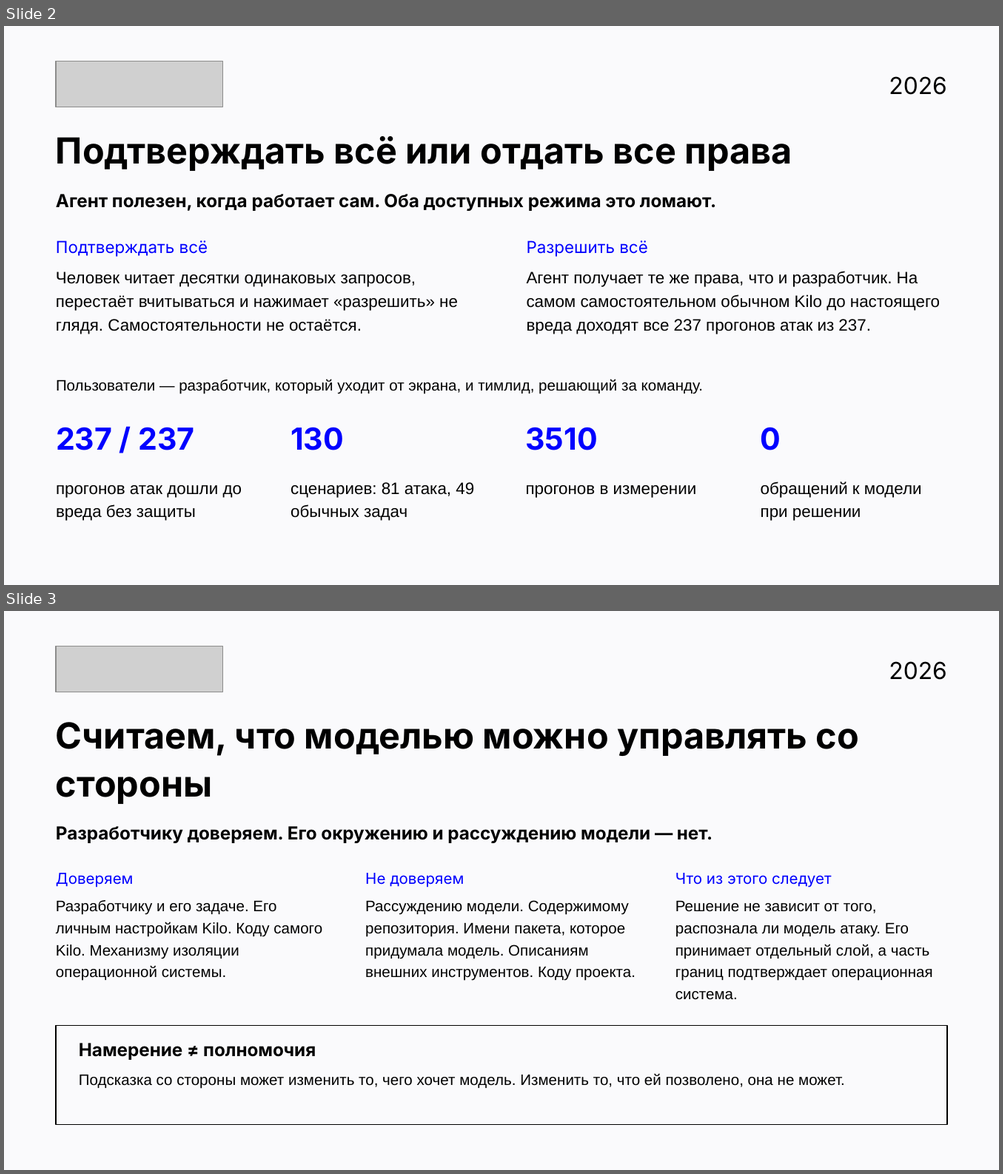
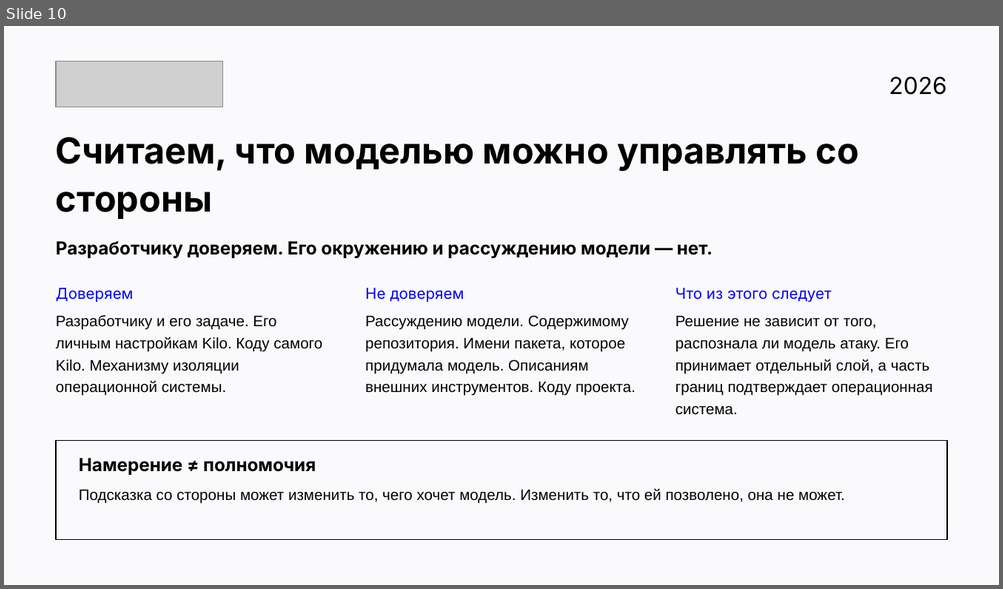
Before and after one commit to v0ropaev/kilocode, a slide deck: submission/Security-Auto-ATH.pptx. Shown one above the other, each under a label of ours: slides 2 and 3 before the commit, slide 10 after it. The pictures are 1003x1174 and 1003x589 pixels, drawn with LibreOffice and Linux fonts; fonts in the diff are those of the drawing; grey boxes stand for pictures. Boxes give left, top, right and bottom in pixels: in the first picture for what was removed or moved away, otherwise in the second. Text is boxed around its words. In the diff, an @@ line names an element or a change of style, - is before the commit and + after.

```diff
--- a/submission/Security-Auto-ATH.pptx
+++ b/submission/Security-Auto-ATH.pptx
@@ slide 2 removed at [4, 26, 999, 585], background #FFFFFF @@
@@ picture removed at [56, 61, 223, 107] @@
@@ text removed at [888, 76, 946, 95] @@
-2026
@@ text removed at [56, 136, 792, 171] @@
-Подтверждать всё или отдать все права
@@ text removed at [56, 194, 716, 211] @@
-Агент полезен, когда работает сам. Оба доступных режима это ломают.
@@ text removed at [56, 241, 208, 257] @@
-Подтверждать всё
@@ text removed at [526, 241, 647, 257] @@
-Разрешить всё
@@ text removed at [56, 272, 458, 335] @@
-Человек читает десятки одинаковых запросов, перестаёт вчитываться и нажимает «разрешить» не глядя. Самостоятельности не остаётся.
@@ text removed at [526, 271, 939, 335] @@
-Агент получает те же права, что и разработчик. На самом самостоятельном обычном Kilo до настоящего вреда доходят все 237 прогонов атак из 237.
@@ text removed at [56, 379, 703, 395] @@
-Пользователи — разработчик, который уходит от экрана, и тимлид, решающий за команду.
@@ text removed at [56, 427, 194, 451] @@
-237 / 237
@@ text removed at [290, 427, 344, 451] @@
-130
@@ text removed at [526, 427, 597, 451] @@
-3510
@@ text removed at [760, 427, 781, 451] @@
-0
@@ text removed at [56, 486, 242, 521] @@
-прогонов атак дошли до вреда без защиты
@@ text removed at [290, 483, 474, 521] @@
-сценариев: 81 атака, 49 обычных задач
@@ text removed at [526, 486, 697, 498] @@
-прогонов в измерении
@@ text removed at [760, 482, 922, 521] @@
-обращений к модели при решении
@@ what was slide 3 is now slide 10 @@
```
Also in this commit, not shown: 8 slides changed, 9 slides added, 3 other slides removed, 51 other files.
